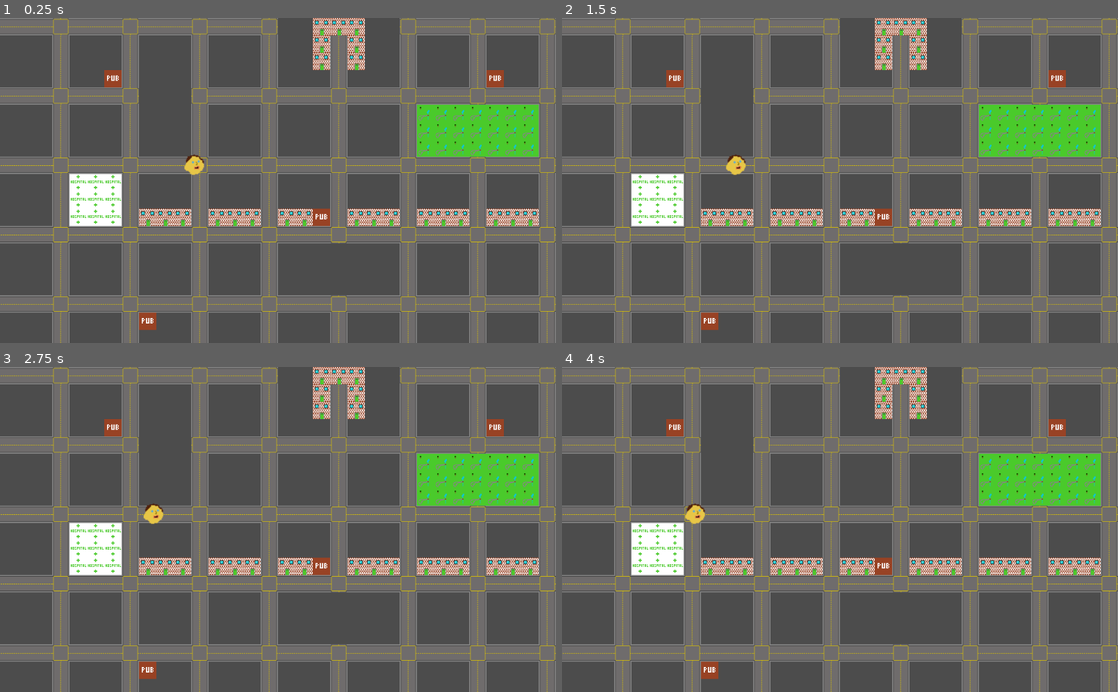
Above: before the commit, frames 1-4 (two rows, left to right).
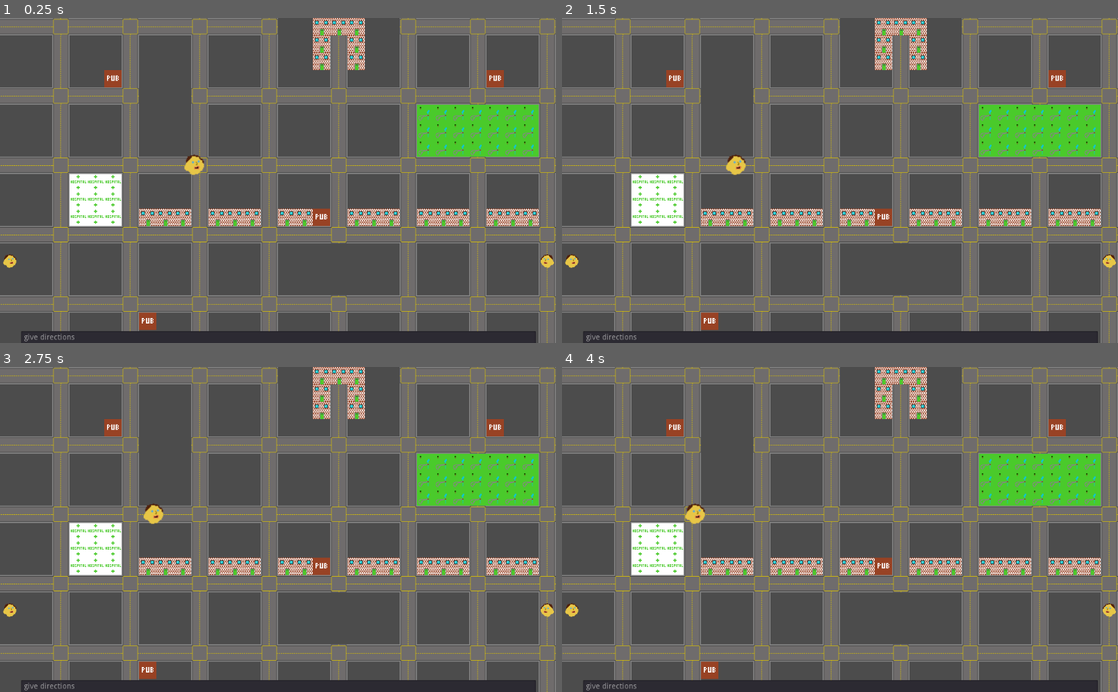
Above: after the commit, the same moments.

Repository: rikkiprince/ggj21-wfh-lost-and-found
Game: Godot game, scene res://TilemapTest.tscn
Same seed, same stepped clock (60 frames per second), same inputs: the game is played once before the commit and once after it.
Inputs:
- Up to frame 1 (0.25 s): no input
- Up to frame 2 (1.5 s): no input
- Up to frame 3 (2.75 s): no input
- Up to frame 4 (4 s): no input

The runs differ from the first frame. In frame 1, 3.5% of the frame differs, in the area x 0-100%, y 72-100%; in frame 2, 3.5%; in frame 3, 3.5%; in frame 4, 3.5%.

Commit message:
Add direction input UI

Diff:
--- a/godot-project/TilemapTest.tscn
+++ b/godot-project/TilemapTest.tscn
@@ -1,9 +1,10 @@
-[gd_scene load_steps=6 format=2]
+[gd_scene load_steps=7 format=2]
 
 [ext_resource path="res://Lost and Found v0.1 tileset.png" type="Texture" id=1]
 [ext_resource path="res://tourist1.png" type="Texture" id=2]
 [ext_resource path="res://MoveTourist.gd" type="Script" id=3]
 [ext_resource path="res://TileMap.gd" type="Script" id=4]
+[ext_resource path="res://Level1.gd" type="Script" id=5]
 
 [sub_resource type="TileSet" id=1]
 0/name = "Lost and Found v0.1 tileset.png 0"
@@ -119,7 +120,8 @@
 7/shapes = [  ]
 7/z_index = 0
 
-[node name="Node2D" type="Node2D"]
+[node name="Level1" type="Node2D"]
+script = ExtResource( 5 )
 
 [node name="TileMap" type="TileMap" parent="."]
 tile_set = SubResource( 1 )
@@ -138,3 +140,47 @@
 [node name="Sprite" type="Sprite" parent="KinematicBody2D"]
 scale = Vector2( 1.5, 1.5 )
 texture = ExtResource( 2 )
+
+[node name="GridContainer" type="HBoxContainer" parent="."]
+margin_left = 3.0
+margin_top = 432.0
+margin_right = 1023.0
+margin_bottom = 602.0
+__meta__ = {
+"_edit_use_anchors_": false
+}
+
+[node name="TextureRect" type="TextureRect" parent="GridContainer"]
+margin_right = 32.0
+margin_bottom = 170.0
+texture = ExtResource( 2 )
+
+[node name="VBoxContainer" type="VBoxContainer" parent="GridContainer"]
+margin_left = 36.0
+margin_right = 984.0
+margin_bottom = 170.0
+size_flags_horizontal = 7
+size_flags_vertical = 3
+
+[node name="RichTextLabel" type="RichTextLabel" parent="GridContainer/VBoxContainer"]
+margin_right = 948.0
+margin_bottom = 142.0
+size_flags_vertical = 3
+
+[node name="LineEdit" type="LineEdit" parent="GridContainer/VBoxContainer"]
+margin_top = 146.0
+margin_right = 948.0
+margin_bottom = 170.0
+size_flags_horizontal = 7
+size_flags_stretch_ratio = 7.02
+placeholder_text = "give directions"
+__meta__ = {
+"_edit_use_anchors_": false
+}
+
+[node name="TextureRect2" type="TextureRect" parent="GridContainer"]
+margin_left = 988.0
+margin_right = 1020.0
+margin_bottom = 170.0
+texture = ExtResource( 2 )
+flip_h = true
